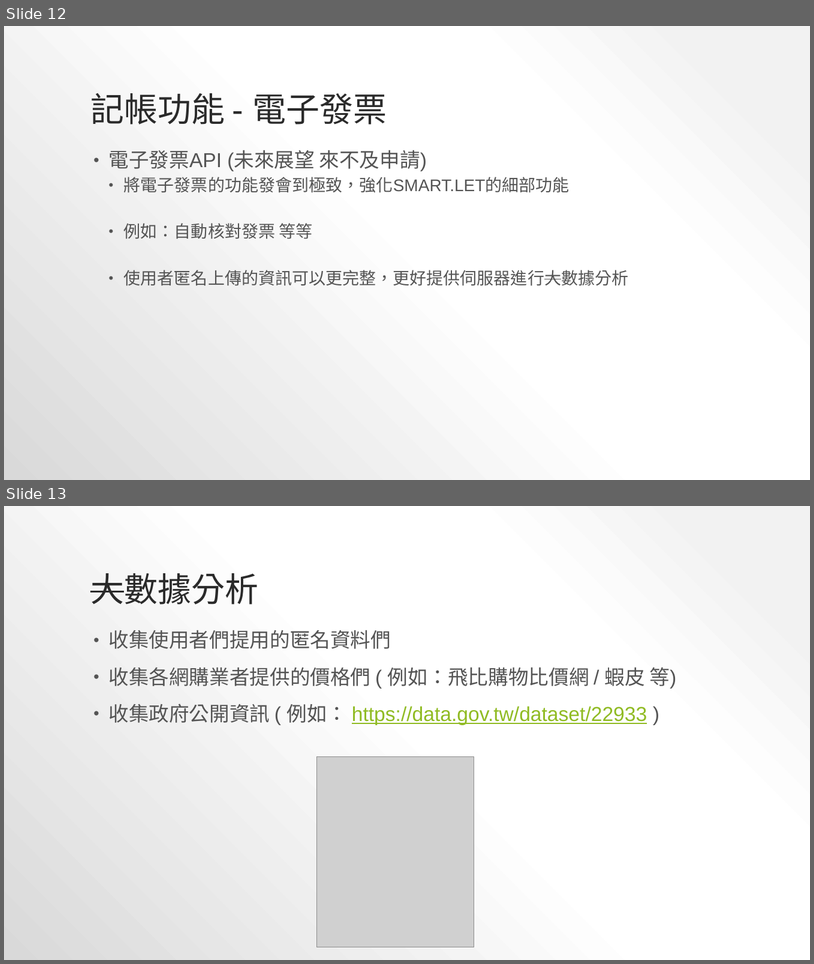
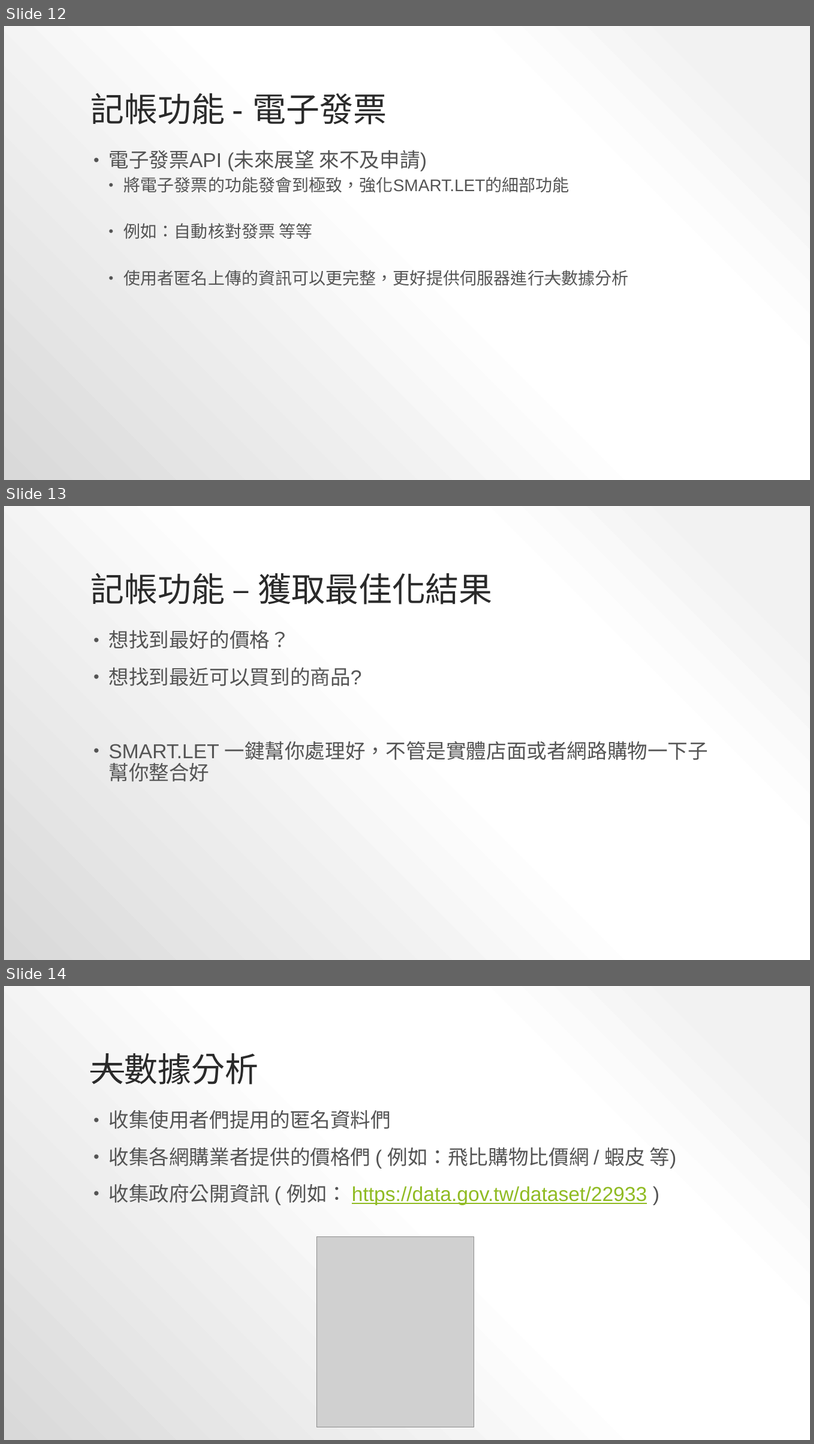
Before and after one commit to jasonkuo41/hackathon, a slide deck: SMART.pptx. Shown one above the other, each under a label of ours: slides 12 and 13 before the commit, slides 12, 13 and 14 after it. The pictures are 814x964 and 814x1444 pixels, drawn with LibreOffice and Linux fonts; fonts in the diff are those of the drawing; grey boxes stand for pictures. Boxes give left, top, right and bottom in pixels: in the first picture for what was removed or moved away, otherwise in the second. Text is boxed around its words. In the diff, an @@ line names an element or a change of style, - is before the commit and + after.

```diff
--- a/SMART.pptx
+++ b/SMART.pptx
@@ slide 13 added at <box>4,506,810,960</box>, background gradient #F2F2F2 to #FFFFFF to #D9D9D9 @@
@@ title added at <box>90,573,493,604</box>, 40 pt, text #2A2A2A @@
+記帳功能 – 獲取最佳化結果
@@ text added at <box>109,630,709,781</box>, 24 pt, text #545454 @@
+• 想找到最好的價格？
+• 想找到最近可以買到的商品?
+• SMART.LET 一鍵幫你處理好，不管是實體店面或者網路購物一下子幫你整合好
@@ what was slide 13 is now slide 14 @@
```
